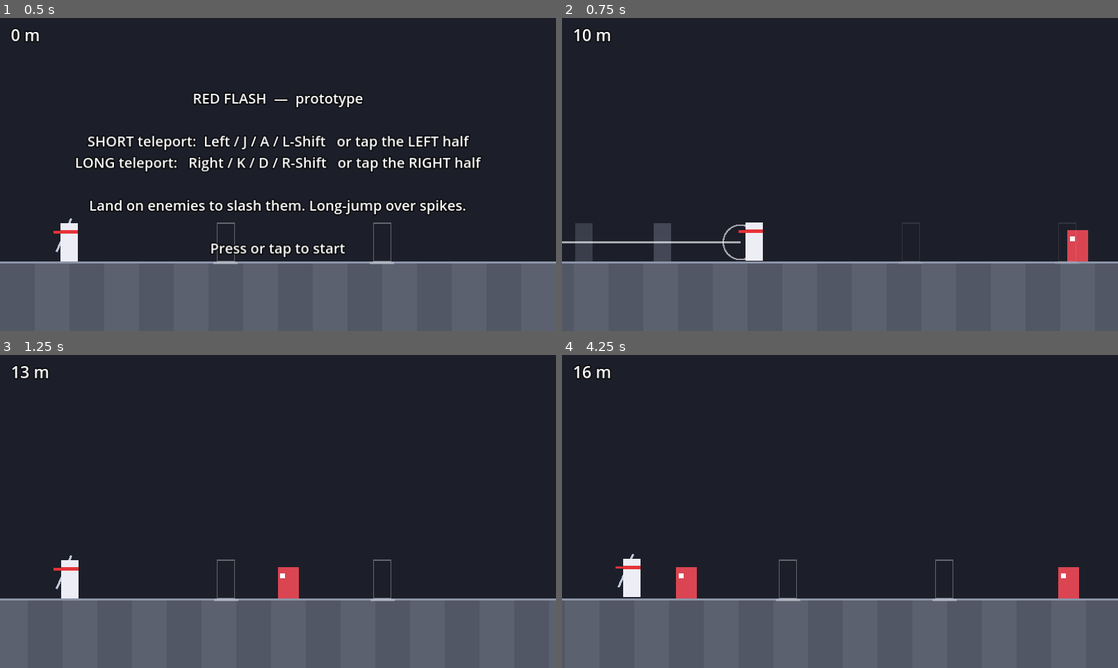
Above: before the commit, frames 1-4 (two rows, left to right).
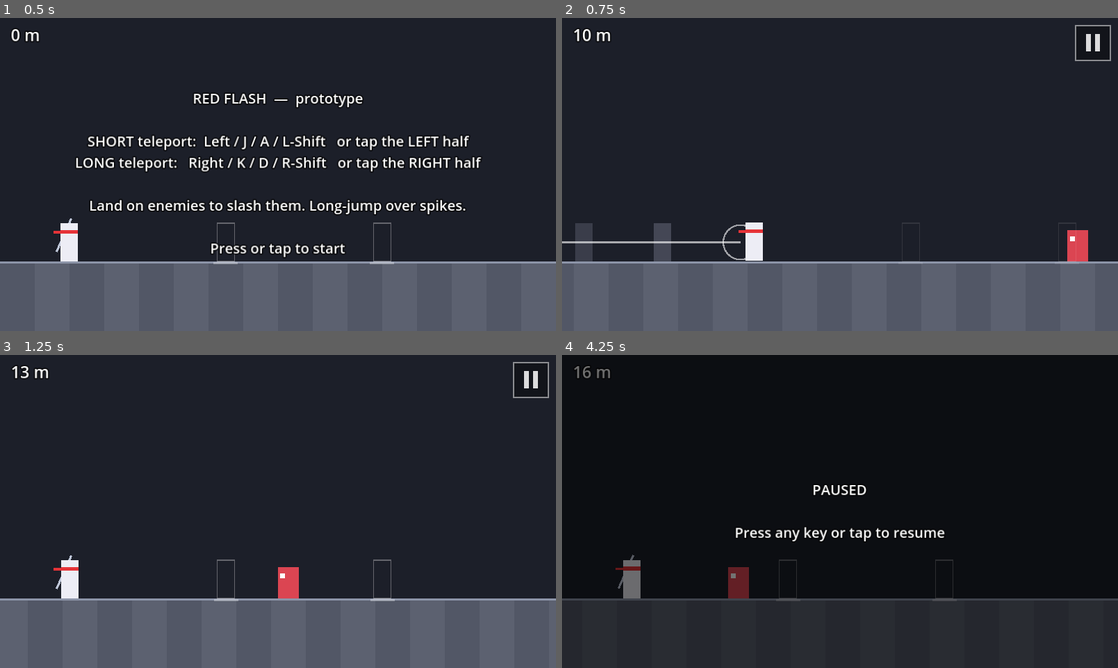
Above: after the commit, the same moments.

Repository: fredsbreads/game-off
Game: Godot game, scene res://scenes/main.tscn
Same seed, same stepped clock (60 frames per second), same inputs: the game is played once before the commit and once after it.
Inputs (mouse positions are in pixels of both pictures, inside the frame that each line leads up to):
- Up to frame 1 (0.5 s): no input
- Up to frame 2 (0.75 s): tap Enter at 0.5 s; move the mouse to (962, 158) at 0.52 s; hold K (tp_long) from 0.53 s (still down); click (962, 158) at 0.67 s
- Up to frame 3 (1.25 s): keep holding K (tp_long)
- Up to frame 4 (4.25 s): move the mouse to (728, 527) at 1.27 s; release K (tp_long) at 1.28 s; tap J (tp_short) at 1.35, 2.85 s; click (728, 527) at 1.42 s; move the mouse to (895, 442) at 2.02 s; hold K (tp_long) 2.03-2.78 s; click (895, 442) at 2.17 s; tap Enter at 2.75 s; move the mouse to (812, 574) at 2.77 s; click (812, 574) at 2.92 s; move the mouse to (1006, 558) at 3.52 s; hold K (tp_long) from 3.53 s (still down); click (1006, 558) at 3.67 s; tap P (pause, bound only after the commit) at 4.15 s

Frame 1 is identical in both runs. In frame 2, 0.2% of the frame differs, in the area x 92-99%, y 2-14%; in frame 3, 0.2%; in frame 4, 25%, in the area x 0-100%, y 3-100%.

Commit message:
Pause (P/Esc/corner button, any key or tap resumes, auto-pause on focus loss); spikes switched off

Diff:
--- a/project.godot
+++ b/project.godot
@@ -36,6 +36,12 @@
 , Object(InputEventKey,"resource_local_to_scene":false,"resource_name":"","device":-1,"window_id":0,"alt_pressed":false …(186 unchanged characters)…
 ]
 }
+pause={
+"deadzone": 0.5,
+"events": [Object(InputEventKey,"resource_local_to_scene":false,"resource_name":"","device":-1,"window_id":0,"alt_pressed":false,"shift_pressed":false,"ctrl_pressed":false,"meta_pressed":false,"pressed":false,"keycode":0,"physical_keycode":80,"key_label":0,"unicode":0,"location":0,"echo":false,"script":null)
+, Object(InputEventKey,"resource_local_to_scene":false,"resource_name":"","device":-1,"window_id":0,"alt_pressed":false,"shift_pressed":false,"ctrl_pressed":false,"meta_pressed":false,"pressed":false,"keycode":0,"physical_keycode":4194305,"key_label":0,"unicode":0,"location":0,"echo":false,"script":null)
+]
+}
 
 [input_devices]
 
--- a/scripts/hud.gd
+++ b/scripts/hud.gd
@@ -26,6 +26,13 @@
 var _rotate: ColorRect
 var _flash: ColorRect
 var _flash_tween: Tween
+var _pause_button: Control
+var _pause_dim: ColorRect
+var _message_before_pause := ""
+var _message_visible_before_pause := false
+
+const PAUSE_BUTTON_SIZE := 64.0
+const PAUSE_BUTTON_MARGIN := 14.0
 
 
 func _ready() -> void:
@@ -42,6 +49,19 @@
 	_chain_bar_bg.size = Vector2(180, 6)
 	_chain_bar = _rect(Color(1, 1, 1, 0.9))
 	_chain_bar.size = _chain_bar_bg.size
+
+	# Pause button, top-right. Drawn only; main.gd hit-tests taps against it
+	# (touch doesn't emulate mouse in this project, so Buttons won't see taps).
+	_pause_button = Control.new()
+	_pause_button.mouse_filter = Control.MOUSE_FILTER_IGNORE
+	_pause_button.size = Vector2(PAUSE_BUTTON_SIZE, PAUSE_BUTTON_SIZE)
+	_pause_button.visible = false
+	_pause_button.draw.connect(_draw_pause_button)
+	add_child(_pause_button)
+
+	_pause_dim = _rect(Color(0, 0, 0, 0.55))
+	_pause_dim.set_anchors_and_offsets_preset(Control.PRESET_FULL_RECT)
+	_pause_dim.visible = false
 
 	_message = _label(26, Vector2.ZERO)
 	_message.set_anchors_and_offsets_preset(Control.PRESET_FULL_RECT)
@@ -64,6 +84,7 @@
 	_chain.position = Vector2(right - 220, 6)
 	_chain_bar_bg.position = Vector2(right - 200, 54)
 	_chain_bar.position = _chain_bar_bg.position
+	_pause_button.position = Vector2(right - PAUSE_BUTTON_SIZE - PAUSE_BUTTON_MARGIN, PAUSE_BUTTON_MARGIN)
 
 
 func is_portrait() -> bool:
@@ -118,6 +139,37 @@
 	_message.visible = true
 
 
+func set_pause_button_visible(value: bool) -> void:
+	_pause_button.visible = value
+
+
+## A slightly larger area than the drawn button, so it's easy to hit.
+func pause_button_contains(pos: Vector2) -> bool:
+	return _pause_button.visible and _pause_button.get_rect().grow(12.0).has_point(pos)
+
+
+func show_paused(paused: bool) -> void:
+	_pause_dim.visible = paused
+	_pause_button.visible = not paused
+	if paused:
+		_message_before_pause = _message.text
+		_message_visible_before_pause = _message.visible
+		_message.text = "PAUSED\n\nPress any key or tap to resume"
+		_message.visible = true
+	else:
+		_message.text = _message_before_pause
+		_message.visible = _message_visible_before_pause
+
+
+func _draw_pause_button() -> void:
+	var s := PAUSE_BUTTON_SIZE
+	_pause_button.draw_rect(Rect2(0, 0, s, s), Color(0, 0, 0, 0.35))
+	_pause_button.draw_rect(Rect2(0, 0, s, s), Color(1, 1, 1, 0.5), false, 2.0)
+	var bar := Vector2(s * 0.14, s * 0.5)
+	_pause_button.draw_rect(Rect2(Vector2(s * 0.3, s * 0.25), bar), Color(1, 1, 1, 0.85))
+	_pause_button.draw_rect(Rect2(Vector2(s * 0.56, s * 0.25), bar), Color(1, 1, 1, 0.85))
+
+
 func hide_message() -> void:
 	_message.visible = false
 
--- a/scripts/level.gd
+++ b/scripts/level.gd
@@ -9,6 +9,9 @@
 const TILES_PER_DIFFICULTY := 200.0
 const BREATHER_CHANCE := 0.15      # sometimes drop in an easy chunk
 const SIGN_EVERY := 50             # distance marker every N tiles
+# Spikes are switched off for now: chunks containing spikes are skipped.
+# The spike code and chunks stay, so setting this back to true restores them.
+const SPAWN_SPIKES := false
 
 const GROUND_A := Color(0.36, 0.38, 0.44)
 const GROUND_B := Color(0.32, 0.34, 0.40)
@@ -31,6 +34,8 @@
 func _ready() -> void:
 	_rng.randomize()
 	for c in Chunks.LIST:
+		if not SPAWN_SPIKES and String(c["map"]).contains("^"):
+			continue
 		var parsed := Chunks.parse(c["map"])
 		parsed["name"] = c["name"]
 		parsed["difficulty"] = c["difficulty"]
--- a/scripts/main.gd
+++ b/scripts/main.gd
@@ -21,6 +21,7 @@
 const INVERT_FLASH := true      # set false to drop the invert (photosensitivity)
 const INVERT_TIME := 0.05
 const FX_FREEZE_AFTER := 0.08
+const RESUME_GUARD := 0.15       # ignore presses this soon after pausing
 const DEATH_ANIM_TIME := 0.7
 const RETRY_DELAY := 0.5
 const SAVE_PATH := "user://save.cfg"
@@ -47,9 +48,16 @@
 var _pause_elapsed := 0.0
 var _pause_is_chain := false    # true = the longer "your move" pause
 var _state_time := 0.0
+var _paused_at_msec := 0
 
 
 func _ready() -> void:
+	# Main and the HUD keep running while the game is paused (to read the
+	# resume press and show the pause screen); the world stops.
+	process_mode = Node.PROCESS_MODE_ALWAYS
+	for node in [level, fx, cam, freeze_effect, $PlayerLayer]:
+		node.process_mode = Node.PROCESS_MODE_PAUSABLE
+	hud.process_mode = Node.PROCESS_MODE_ALWAYS
 	if not OS.get_cmdline_user_args().is_empty():
 		debug = DebugTools.new()
 		debug.main = self
@@ -70,11 +78,23 @@
 	state = State.PLAYING
 	player.running = true
 	hud.hide_message()
+	hud.set_pause_button_visible(true)
 
 
 # --- input ---------------------------------------------------------------
 
 func _unhandled_input(event: InputEvent) -> void:
+	if get_tree().paused:
+		# Any key, click or tap resumes (it doesn't also teleport).
+		if _is_press(event):
+			get_viewport().set_input_as_handled()
+			if Time.get_ticks_msec() - _paused_at_msec >= RESUME_GUARD * 1000.0:
+				_set_paused(false)
+		return
+	if state == State.PLAYING and (event.is_action_pressed("pause") or _is_pause_button_press(event)):
+		get_viewport().set_input_as_handled()
+		_set_paused(true)
+		return
 	var jump := _jump_from_event(event)
 	if jump == 0.0:
 		return
@@ -94,6 +114,37 @@
 				get_tree().reload_current_scene()
 
 
+func _set_paused(value: bool) -> void:
+	get_tree().paused = value
+	if value:
+		_paused_at_msec = Time.get_ticks_msec()
+		_queued_jump = 0.0
+	hud.show_paused(value)
+
+
+## Auto-pause when the window/tab/app loses focus (not during bot runs).
+func _notification(what: int) -> void:
+	if debug or state != State.PLAYING or get_tree().paused:
+		return
+	if what == NOTIFICATION_APPLICATION_FOCUS_OUT or what == NOTIFICATION_WM_WINDOW_FOCUS_OUT \
+			or what == NOTIFICATION_APPLICATION_PAUSED:
+		_set_paused(true)
+
+
+func _is_press(event: InputEvent) -> bool:
+	if event is InputEventKey:
+		return event.pressed and not event.echo
+	if event is InputEventScreenTouch or event is InputEventMouseButton:
+		return event.pressed
+	return false
+
+
+func _is_pause_button_press(event: InputEvent) -> bool:
+	var touch: bool = event is InputEventScreenTouch and event.pressed
+	var click: bool = event is InputEventMouseButton and event.pressed and event.button_index == MOUSE_BUTTON_LEFT
+	return (touch or click) and hud.pause_button_contains(event.position)
+
+
 ## Must run inside an input event: browsers only allow fullscreen on a tap/press.
 ## iPhone Safari never allows it; there, "Add to Home Screen" gives fullscreen.
 func _request_fullscreen() -> void:
@@ -121,6 +172,8 @@
 # --- per frame -------------------------------------------------------------
 
 func _physics_process(delta: float) -> void:
+	if get_tree().paused:
+		return
 	_state_time += delta
 	var moving := false
 	match state:
@@ -257,6 +310,7 @@
 
 func _die(kind: String) -> void:
 	state = State.DYING
+	hud.set_pause_button_visible(false)
 	_state_time = 0.0
 	player.running = false
 	player.die(kind)
